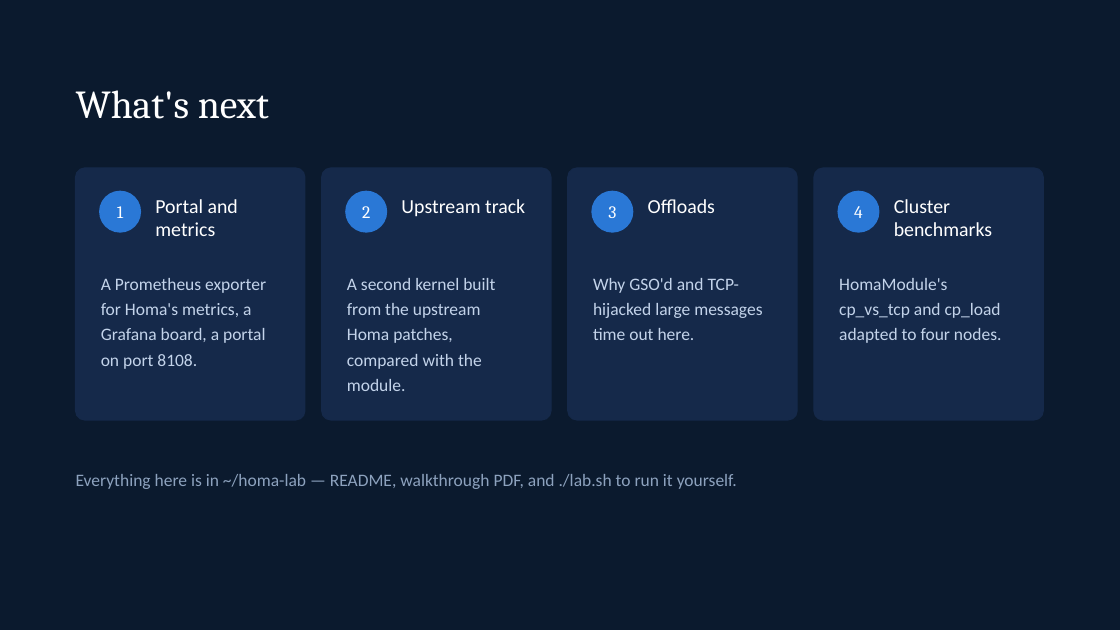
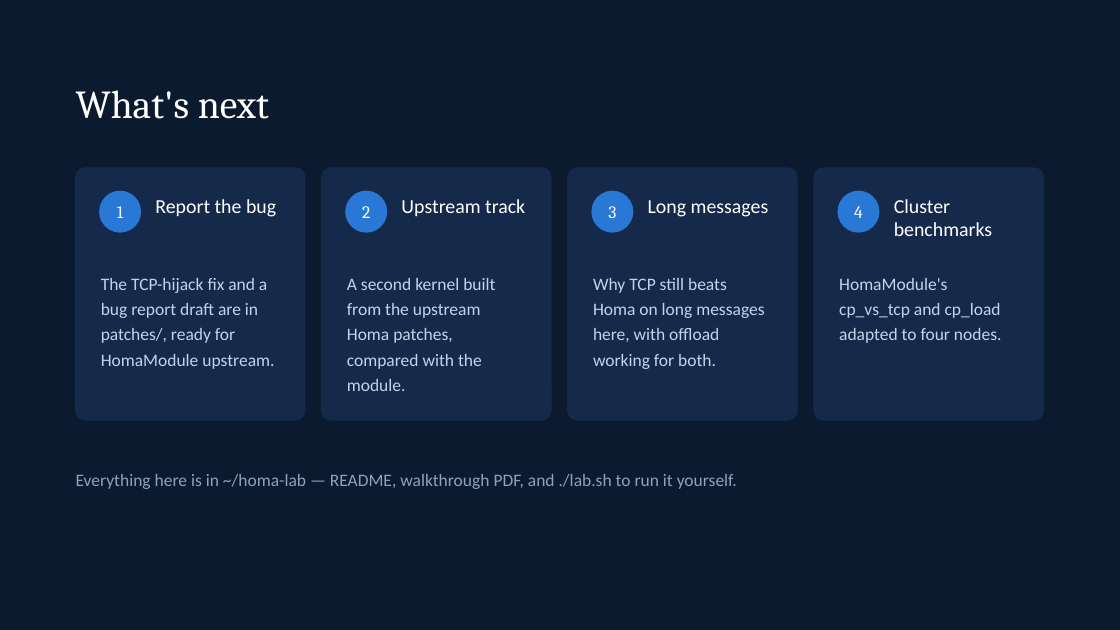
Before and after one commit to dcantor/homa-lab, a slide deck: slide 22 of docs/homa-lab.pptx. Drawn at 1120x630 pixels with LibreOffice and Linux fonts; fonts in the diff are those of the drawing. Boxes give left, top, right and bottom in pixels: in the first picture for what was removed or moved away, otherwise in the second. Text is boxed around its words. In the diff, an @@ line names an element or a change of style, - is before the commit and + after.

```diff
--- a/docs/homa-lab.pptx
+++ b/docs/homa-lab.pptx
@@ text at (x1=155, y1=199, x2=276, y2=217): text changed @@
-Portal and metrics
+Report the bug
@@ text at (x1=648, y1=200, x2=769, y2=217): text changed @@
-Offloads
+Long messages
@@ text at (x1=101, y1=278, x2=274, y2=369): text changed @@
-A Prometheus exporter for Homa's metrics, a Grafana board, a portal on port 8108.
+The TCP-hijack fix and a bug report draft are in patches/, ready for HomaModule upstream.
@@ text at (x1=593, y1=278, x2=764, y2=369): text changed @@
-Why GSO'd and TCP-hijacked large messages time out here.
+Why TCP still beats Homa on long messages here, with offload working for both.
```
Also in this commit, not shown: 7 other slides changed, 16 other files.
